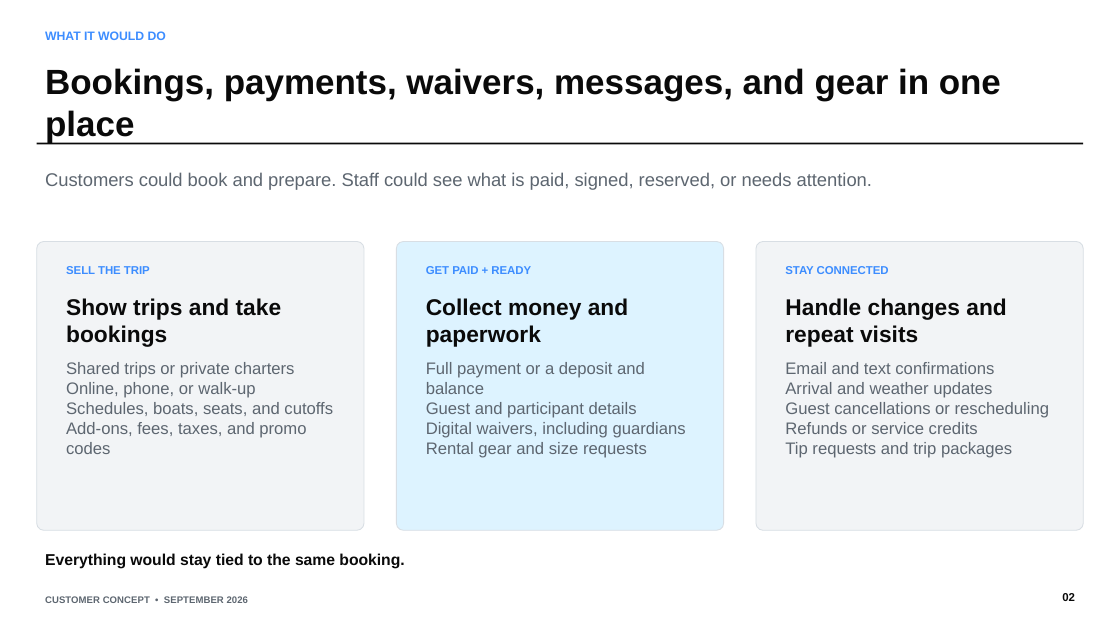
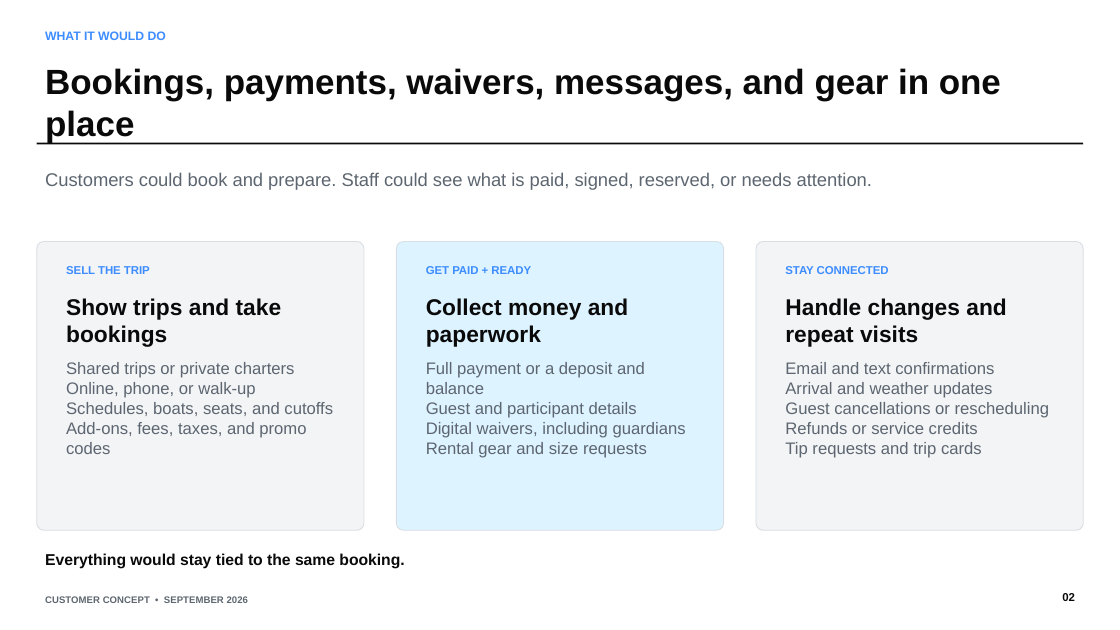
Before and after one commit to jkowall/TideGrid, a slide deck: slide 2 of docs/customer/TideGrid-Customer-Validation-Deck.pptx. Drawn at 1120x630 pixels with LibreOffice and Linux fonts; fonts in the diff are those of the drawing. Boxes give left, top, right and bottom in pixels: in the first picture for what was removed or moved away, otherwise in the second. Text is boxed around its words. In the diff, an @@ line names an element or a change of style, - is before the commit and + after.

```diff
--- a/docs/customer/TideGrid-Customer-Validation-Deck.pptx
+++ b/docs/customer/TideGrid-Customer-Validation-Deck.pptx
@@ text at (x1=785, y1=442, x2=982, y2=458): text changed @@
-Tip requests and trip packages
+Tip requests and trip cards
```
Also in this commit, not shown: 4 other files.
